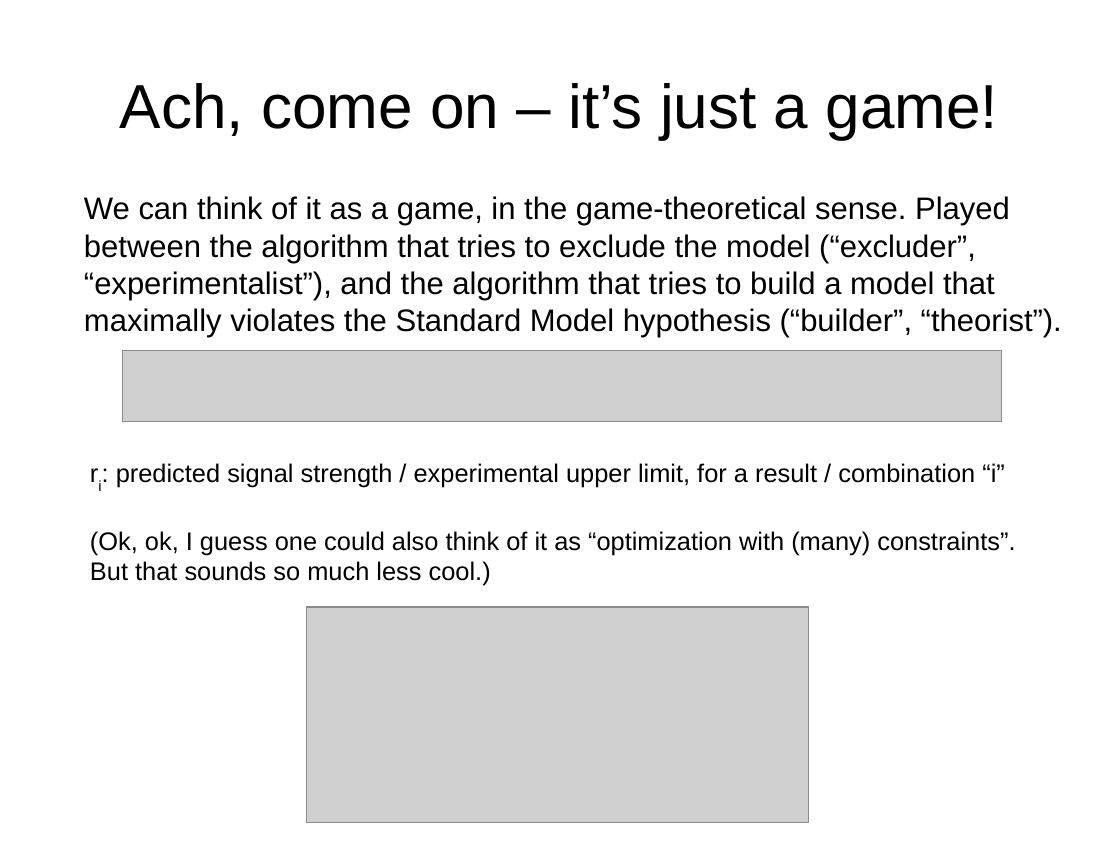
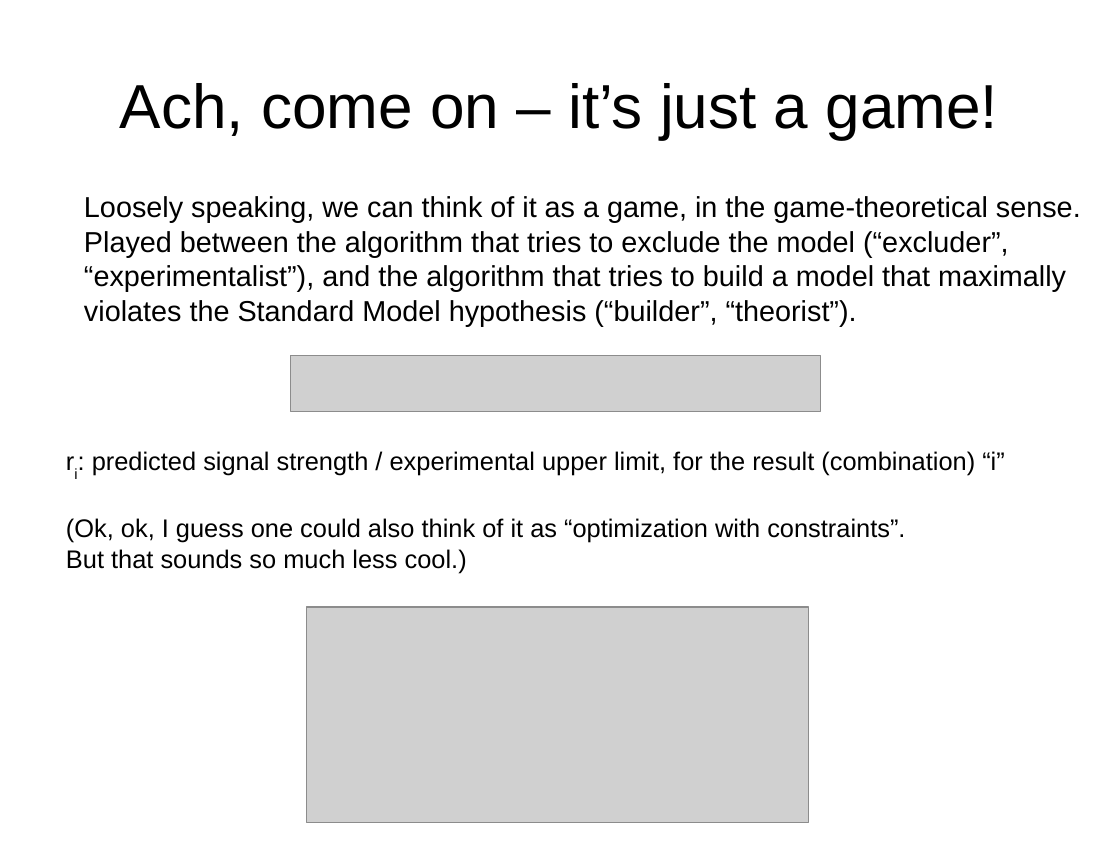
Before and after one commit to SModelS/smodels-utils, a slide deck: slide 15 of combinations/amb.odp (slide 14 before the commit). Drawn at 1120x841 pixels with LibreOffice and Linux fonts; fonts in the diff are those of the drawing; grey boxes stand for pictures. Boxes give left, top, right and bottom in pixels: in the first picture for what was removed or moved away, otherwise in the second. Text is boxed around its words. In the diff, an @@ line names an element or a change of style, - is before the commit and + after.

```diff
--- a/combinations/amb.odp
+++ b/combinations/amb.odp
@@ text at box(84, 196, 1081, 326): text changed; size 22 to 20.4 pt @@
-We can think of it as a game, in the game-theoretical sense. Played between the algorithm that tries to exclude the model (“excluder”, “experimentalist”), and the algorithm that tries to build a model that maximally violates the Standard Model hypothesis (“builder”, “theorist”).
+Loosely speaking, we can think of it as a game, in the game-theoretical sense. Played between the algorithm that tries to exclude the model (“excluder”, “experimentalist”), and the algorithm that tries to build a model that maximally violates the Standard Model hypothesis (“builder”, “theorist”).
@@ picture: place and size @@
-picture at box(123, 351, 1002, 421)
+picture at box(291, 355, 820, 412)
@@ text "ri: predicted signal strength / ...": place and size @@
-text "ri: predicted signal strength / ..." at box(90, 463, 1015, 586)
+text "ri: predicted signal strength / ..." at box(66, 451, 1005, 573)
@@ text at box(66, 451, 1005, 543): text changed @@
-ri: predicted signal strength / experimental upper limit, for a result / combination “i”
-(Ok, ok, I guess one could also think of it as “optimization with (many) constraints”.
+ri: predicted signal strength / experimental upper limit, for the result (combination) “i”
+(Ok, ok, I guess one could also think of it as “optimization with constraints”.
```
Also in this commit, not shown: 4 other slides changed, 1 slide added.
